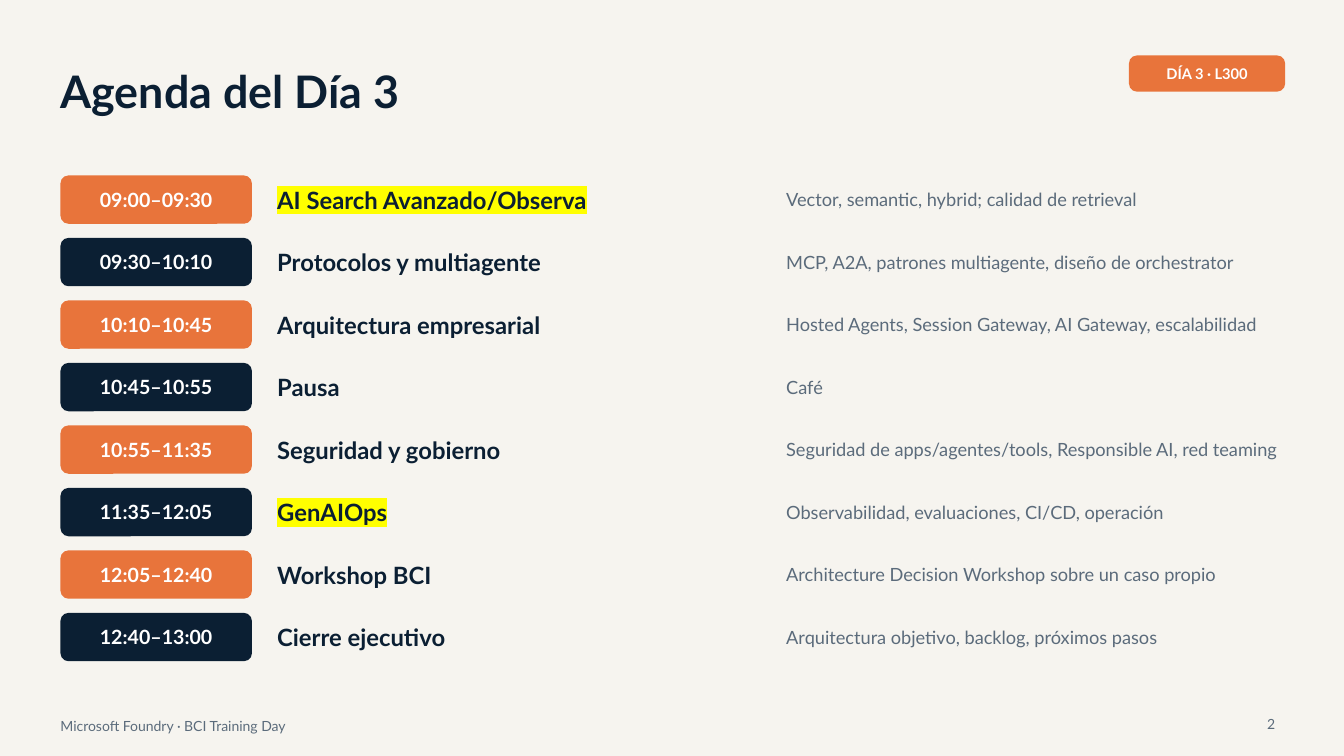
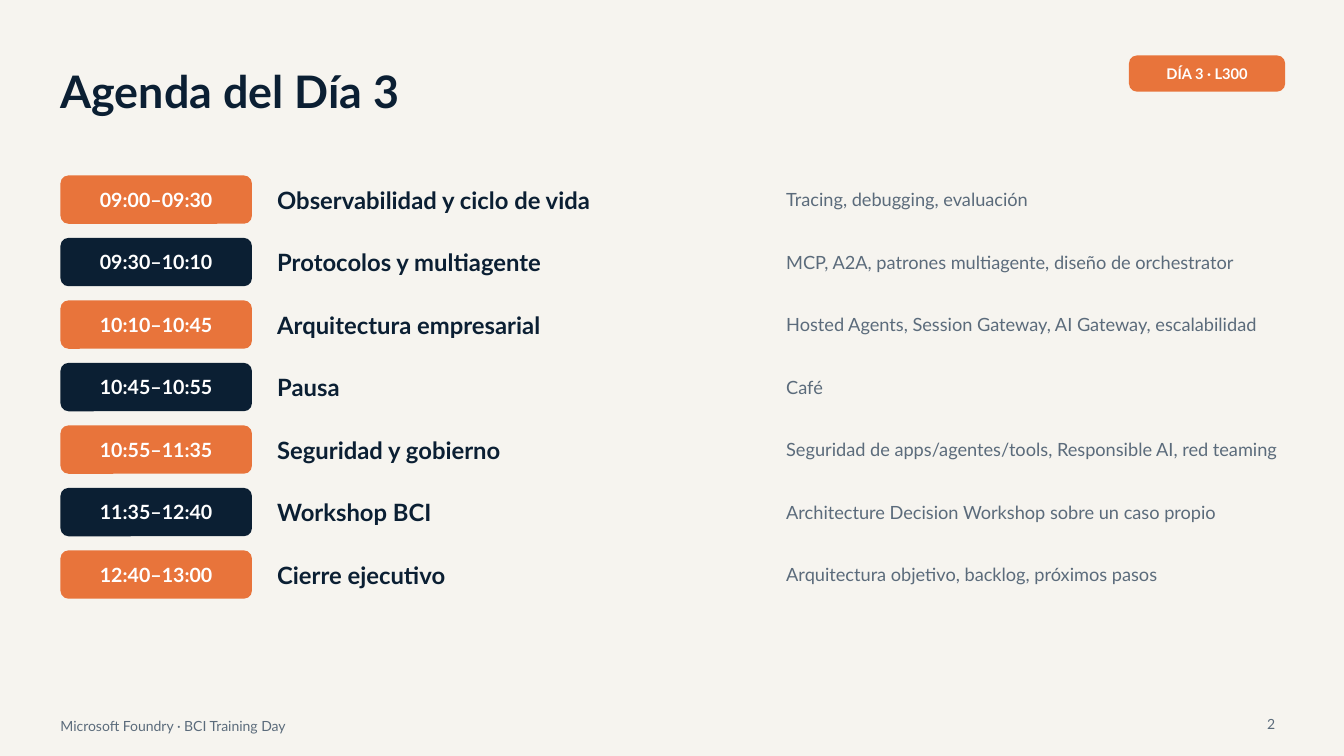
Before and after one commit to valegrajales/bci_workshop, a slide deck: slide 2 of presentaciones/BCI_Foundry_Dia3_L300_Produccion_Gobierno.pptx. Drawn at 1344x756 pixels with LibreOffice and Linux fonts; fonts in the diff are those of the drawing. Boxes give left, top, right and bottom in pixels: in the first picture for what was removed or moved away, otherwise in the second. Text is boxed around its words. In the diff, an @@ line names an element or a change of style, - is before the commit and + after.

```diff
--- a/presentaciones/BCI_Foundry_Dia3_L300_Produccion_Gobierno.pptx
+++ b/presentaciones/BCI_Foundry_Dia3_L300_Produccion_Gobierno.pptx
@@ text at (x1=277, y1=191, x2=590, y2=213): text changed @@
-AI Search Avanzado/Observa
+Observabilidad y ciclo de vida
@@ text at (x1=786, y1=192, x2=1028, y2=210): text changed @@
-Vector, semantic, hybrid; calidad de retrieval
+Tracing, debugging, evaluación
@@ text at (x1=100, y1=504, x2=213, y2=519): text changed @@
-11:35–12:05
+11:35–12:40
@@ text "Workshop BCI" moved from (x1=277, y1=566, x2=432, y2=588) to (x1=277, y1=503, x2=432, y2=525) @@
@@ text removed at (x1=277, y1=503, x2=387, y2=525) @@
-GenAIOps
@@ text "Architecture Decision Workshop sobre un ..." moved from (x1=786, y1=567, x2=1216, y2=584) to (x1=786, y1=505, x2=1216, y2=522) @@
@@ text removed at (x1=786, y1=505, x2=1164, y2=522) @@
-Observabilidad, evaluaciones, CI/CD, operación
@@ text at (x1=100, y1=567, x2=213, y2=582): text changed @@
-12:05–12:40
+12:40–13:00
@@ text "Cierre ejecutivo" moved from (x1=277, y1=628, x2=446, y2=651) to (x1=277, y1=566, x2=446, y2=589) @@
@@ text "Arquitectura objetivo, backlog, próximos pasos" moved from (x1=786, y1=630, x2=1157, y2=648) to (x1=786, y1=567, x2=1157, y2=585) @@
@@ rounded rectangle removed at (x1=60, y1=613, x2=252, y2=661) @@
@@ text removed at (x1=100, y1=629, x2=213, y2=644) @@
-12:40–13:00
```
Also in this commit, not shown: 12 other slides changed, 4 slides added, 8 slides removed, 18 other files.
